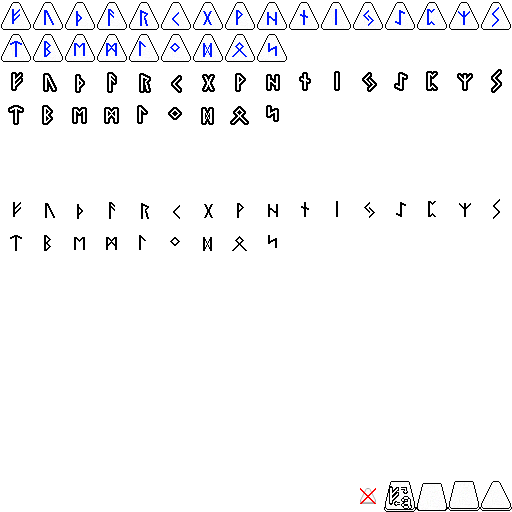
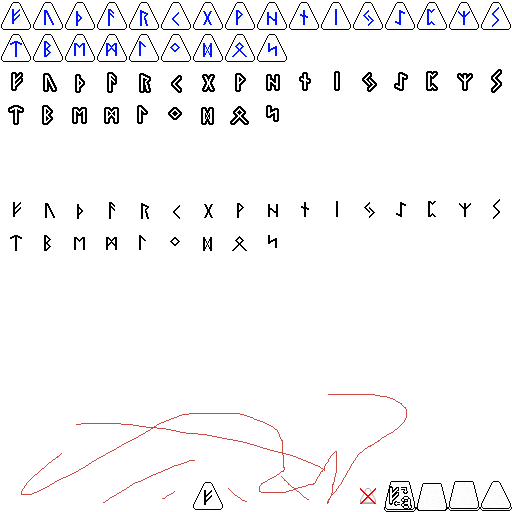
Layer changes from the first (512, 512) image to the second:
painted on "letter" over 21, 394, 407, 510
